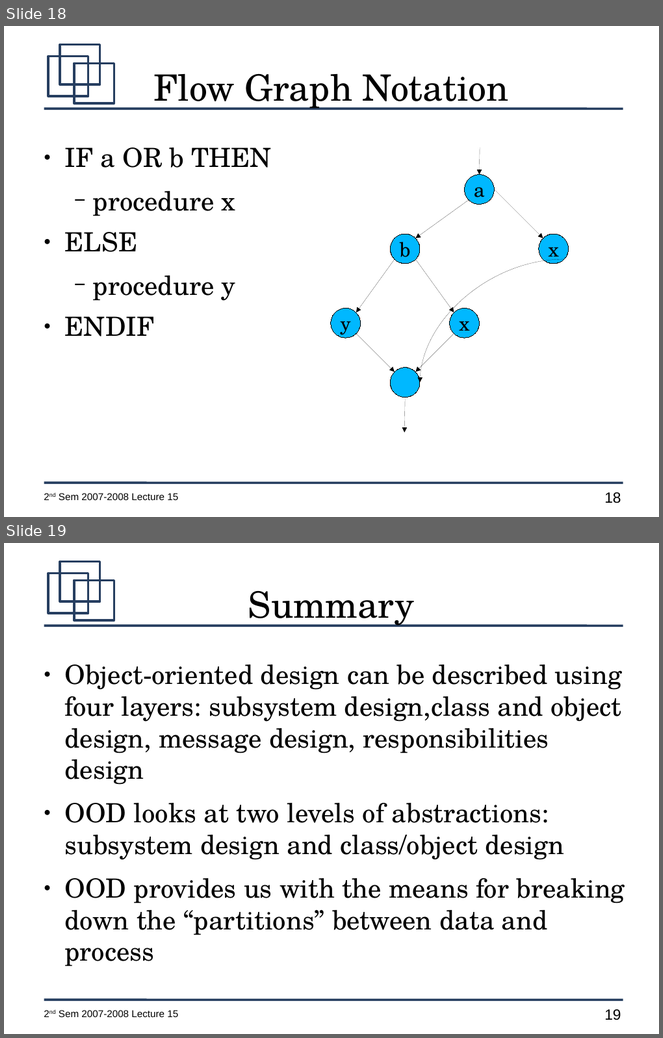
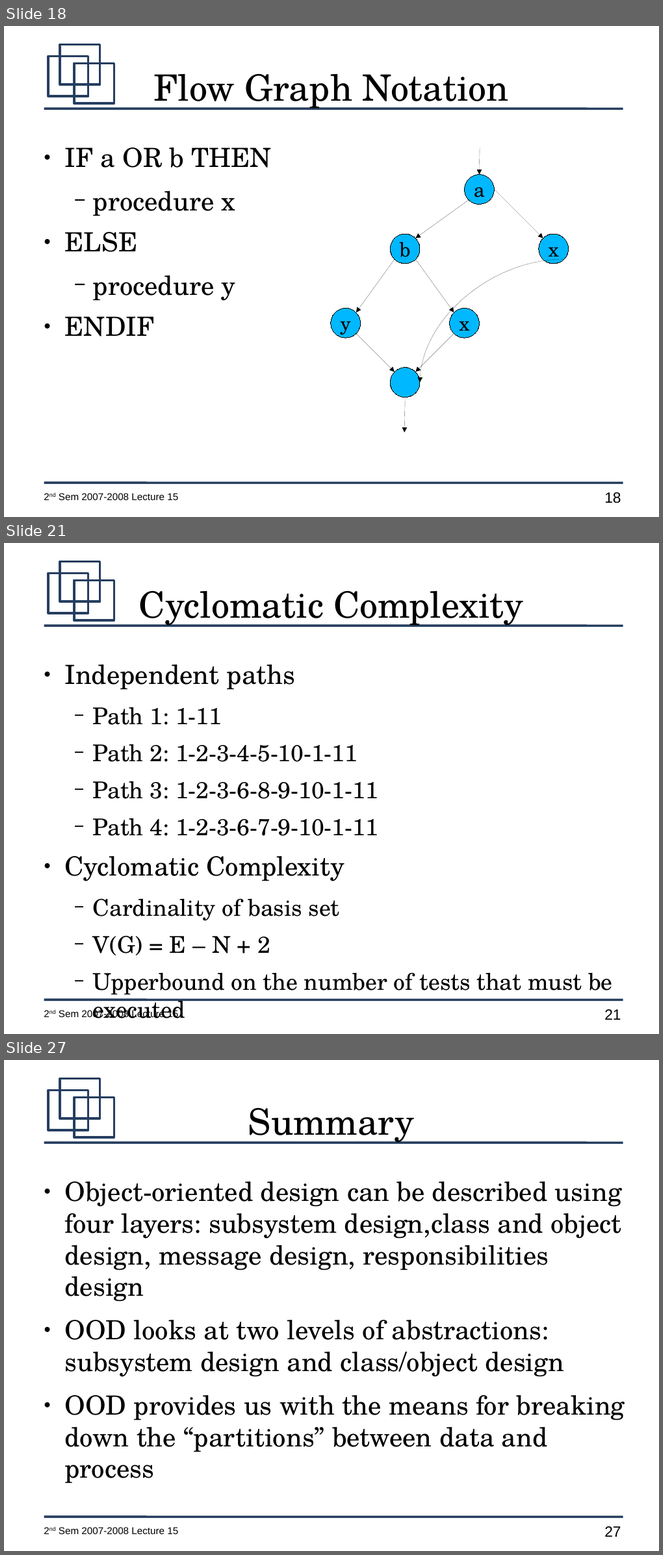
Before and after one commit to jachermocilla/jach-homepage, a slide deck: CMSC128-2nd-Sem-2007-L15.odp. Shown one above the other, each under a label of ours: slides 18 and 19 before the commit, slides 18, 21 and 27 after it; the slides between them are not shown. The pictures are 663x1038 and 663x1555 pixels, drawn with LibreOffice and Linux fonts; fonts in the diff are those of the drawing. Boxes give left, top, right and bottom in pixels: in the first picture for what was removed or moved away, otherwise in the second. Text is boxed around its words. In the diff, an @@ line names an element or a change of style, - is before the commit and + after.

```diff
--- a/CMSC128-2nd-Sem-2007-L15.odp
+++ b/CMSC128-2nd-Sem-2007-L15.odp
@@ slide 21 added at [4,543,659,1034], background #FFFFFF; not listed: 7 template elements that a slide beside it also shows @@
@@ title added at [139,591,523,627], 44 pt, text #000000 @@
+Cyclomatic Complexity
@@ text added at [65,665,613,1019], 28 pt, text #000000 @@
+● Independent paths
+  − Path 1: 1-11
+  − Path 2: 1-2-3-4-5-10-1-11
+  − Path 3: 1-2-3-6-8-9-10-1-11
+  − Path 4: 1-2-3-6-7-9-10-1-11
+● Cyclomatic Complexity
+  − Cardinality of basis set
+  − V(G) = E – N + 2
+  − Upperbound on the number of tests that must be executed
@@ what was slide 19 is now slide 27 @@
@@ page number at [605,1527,621,1537]: text changed @@
-19
+27
```
Also in this commit, not shown: 7 other slides added.
